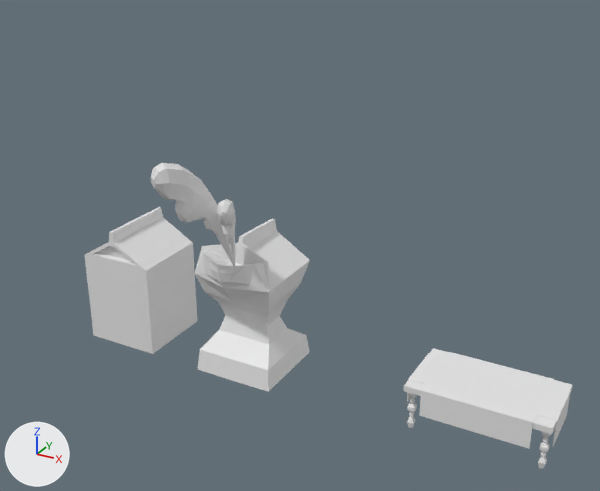
The Blender file art/models/props/milk/milk.blend as it was, and as the next commit left it.
One viewpoint serves both versions: a camera (50 mm lens) standing at (8.39, -13.24, 9.53) and looking at (1.88, -1.41, 3.62). The axes (+X, +Y, +Z) are drawn at lower left. The lights are the same throughout. The older version comes first.

Objects in the first picture: 'crushed_milk', 'milk', 'milk_spray1', 'milk_spray2', 'party_table_ver1'.
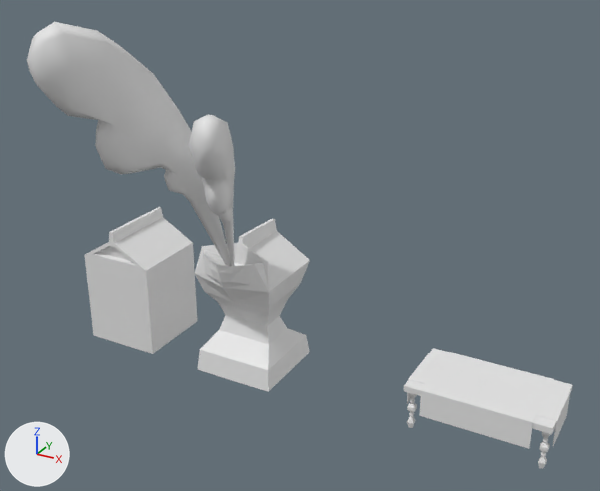
Changed parts and their boxes (x1, y1, x2, y2) in the pictures (600 x 491 px):
'milk_spray1', moved, rescaled (141% wider, 136% taller): before (150, 163, 234, 266); after (27, 22, 231, 266)
'milk_spray2', moved, rescaled (124% wider, 125% taller): before (216, 199, 236, 266); after (189, 114, 235, 266)

Edits to the bpy script that builds the scene:
```text
Change ob_milk_spray1:
    ob_milk_spray1.location: (-0.15, -1.04, 3.71) -> (-0.3, -1.52, 4.95)
    ob_milk_spray1.scale: (0.152, 0.311, 0.75) -> (0.318, 0.651, 1.57)
Change ob_milk_spray2:
    ob_milk_spray2.location: (0.11, -0.91, 3.38) -> (0.26, -1.26, 4.25)
    ob_milk_spray2.scale: (0.113, 0.231, 0.558) -> (0.236, 0.484, 1.17)
```
